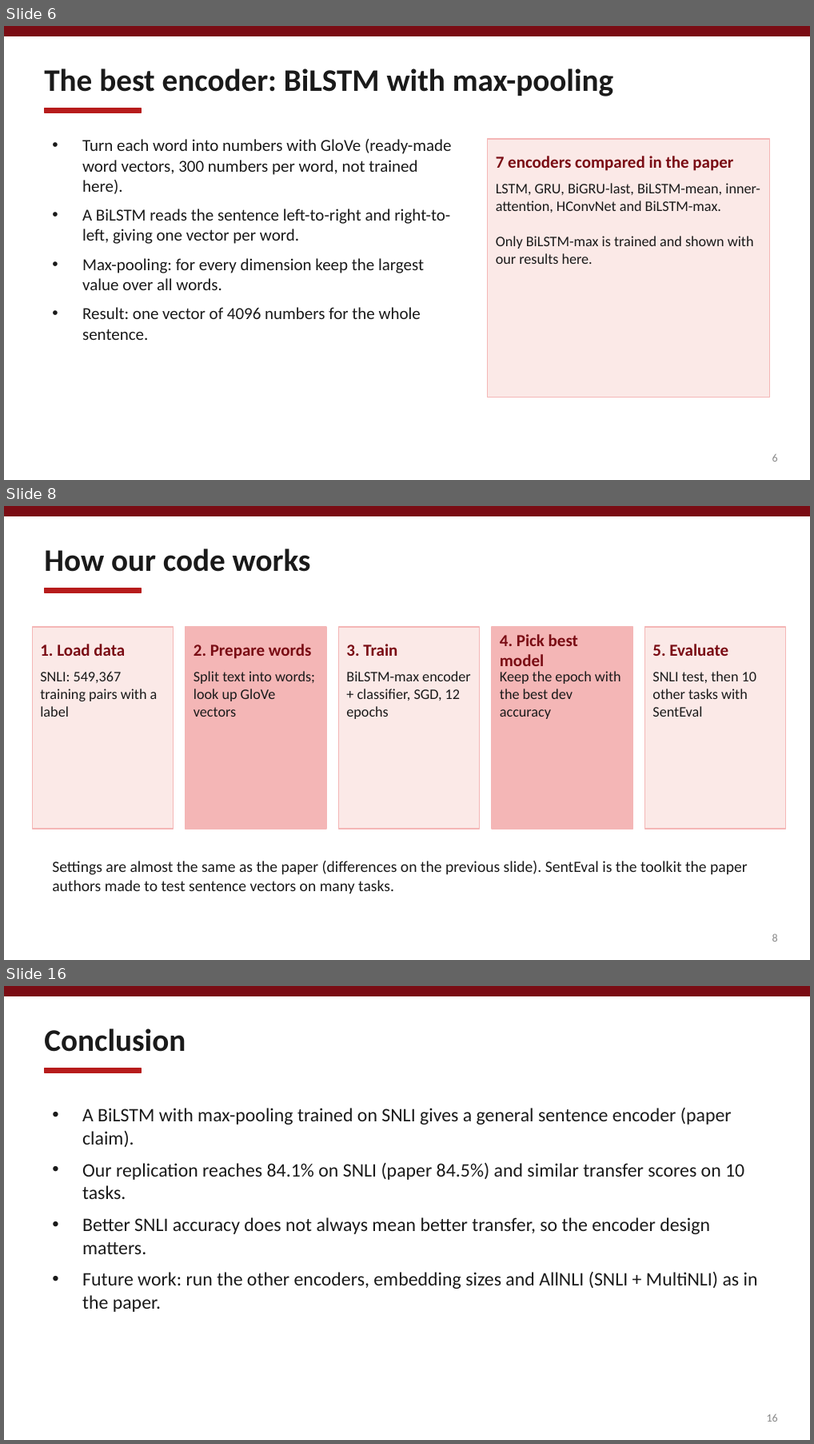
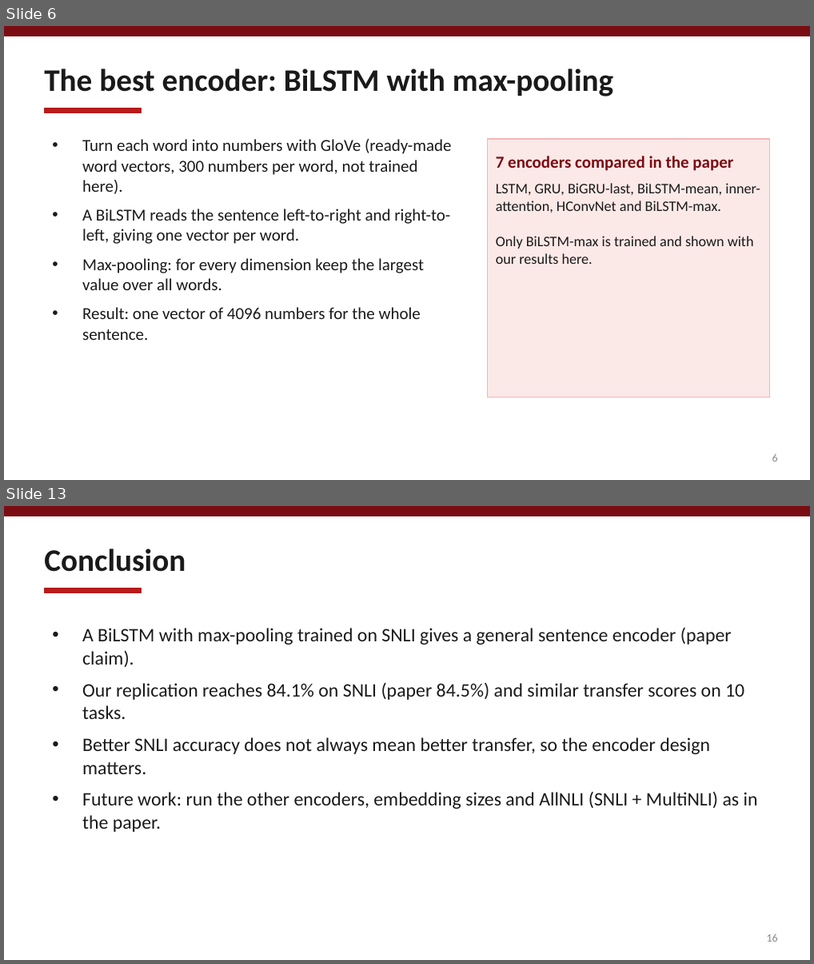
Before and after one commit to JaaniPorwal/infersent-replication, a slide deck: infersent-replication/docs/InferSent_Presentation.pptx. Shown one above the other, each under a label of ours: slides 6, 8 and 16 before the commit, slides 6 and 13 after it; the slides between them are not shown. The pictures are 814x1444 and 814x964 pixels, drawn with LibreOffice and Linux fonts; fonts in the diff are those of the drawing. Boxes give left, top, right and bottom in pixels: in the first picture for what was removed or moved away, otherwise in the second. Text is boxed around its words. In the diff, an @@ line names an element or a change of style, - is before the commit and + after.

```diff
--- a/infersent-replication/docs/InferSent_Presentation.pptx
+++ b/infersent-replication/docs/InferSent_Presentation.pptx
@@ slide 8 removed at <box>4,506,810,960</box>, background #FFFFFF @@
@@ rectangle removed at <box>4,506,810,516</box> @@
@@ text removed at <box>44,548,311,572</box> @@
-How our code works
@@ rectangle removed at <box>44,588,141,592</box> @@
@@ rectangle removed at <box>32,627,174,828</box> @@
@@ text removed at <box>40,644,125,656</box> @@
-1. Load data
@@ rectangle removed at <box>186,627,326,828</box> @@
@@ text removed at <box>194,644,312,659</box> @@
-2. Prepare words
@@ rectangle removed at <box>338,627,480,828</box> @@
@@ text removed at <box>346,644,398,656</box> @@
-3. Train
@@ rectangle removed at <box>492,627,633,828</box> @@
@@ text removed at <box>500,634,578,666</box> @@
-4. Pick best model
@@ rectangle removed at <box>645,627,786,828</box> @@
@@ text removed at <box>653,644,729,656</box> @@
-5. Evaluate
@@ text removed at <box>40,671,158,716</box> @@
-SNLI: 549,367 training pairs with a label
@@ text removed at <box>194,671,315,716</box> @@
-Split text into words; look up GloVe vectors
@@ text removed at <box>346,671,471,719</box> @@
-BiLSTM-max encoder + classifier, SGD, 12 epochs
@@ text removed at <box>500,671,622,719</box> @@
-Keep the epoch with the best dev accuracy
@@ text removed at <box>653,671,757,716</box> @@
-SNLI test, then 10 other tasks with SentEval
@@ text removed at <box>52,860,748,893</box> @@
-Settings are almost the same as the paper (differences on the previous slide). SentEval is the toolkit the paper authors made to test sentence vectors on many tasks.
@@ text removed at <box>773,933,778,941</box> @@
-8
@@ what was slide 16 is now slide 13 @@
```
Also in this commit, not shown: 6 slides changed, 2 slides added, 4 other slides removed.
